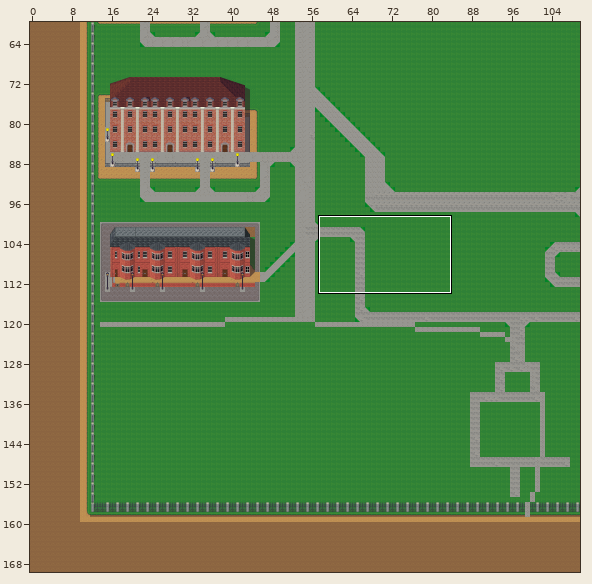
Two states of a Tiled map, map/map.tmx. Above: a wide view before the commit, with the close-up outlined.
Close-up. Before:
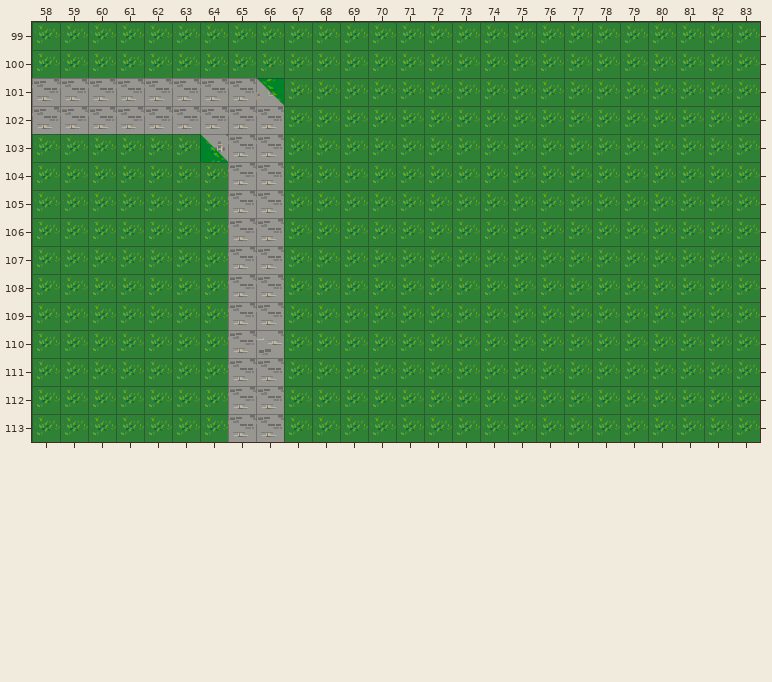
Cells are 32x32 px. Shown: x 58..83, y 99..113. The commit also changed other parts of the map, which this record leaves out.
After the commit:
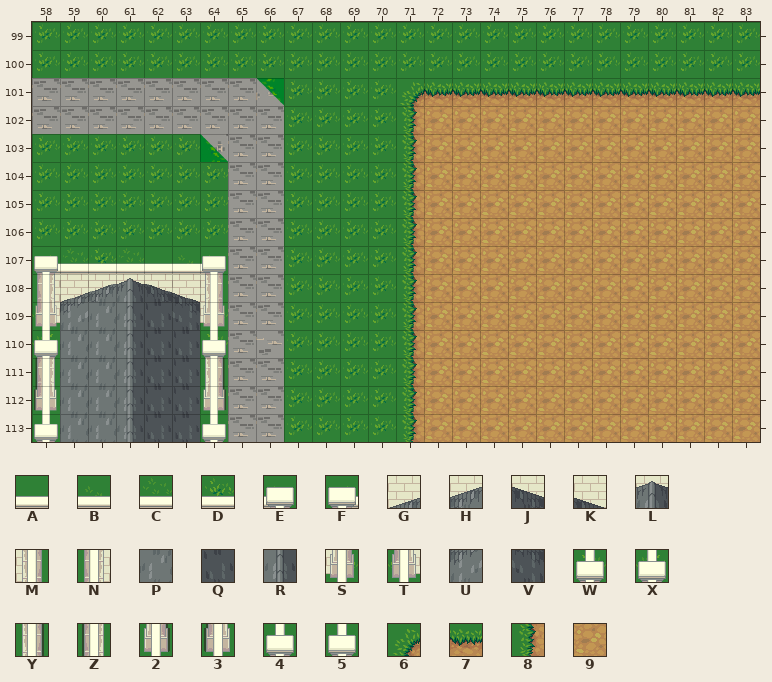
Key: from "basic": A 19, B 20, C 21, D 24, E 44, F 44 flipped left-right, G 147, H 148, J 149, K 150, L 156, M 172, N 172 flipped left-right, P 276, Q 277, R 284, S 300, T 300 flipped left-right, U 339, V 343, W 428, X 428 flipped left-right, Y 556, Z 556 flipped left-right, 2 684, 3 684 flipped left-right, 4 812, 5 812 flipped left-right, 6 943, 7 944, 8 1071, 9 1473.
_ is an empty cell.
Tiles of an added or newly shown layer are drawn over the layers below it.
Difference:
Changed rows in their new state; . is an unchanged cell.
Layer "sac" (added):
first column x 58:
101 .............6777777777777
102 .............8999999999999
103 .............8999999999999
104 .............8999999999999
105 .............8999999999999
106 .............8999999999999
107 FCDCABE......8999999999999
108 NGHLJKM......8999999999999
109 TUPRQVS......8999999999999
110 XPPRQQW......8999999999999
111 ZPPRQQY......8999999999999
112 3PPRQQ2......8999999999999
113 5PPRQQ4......8999999999999
